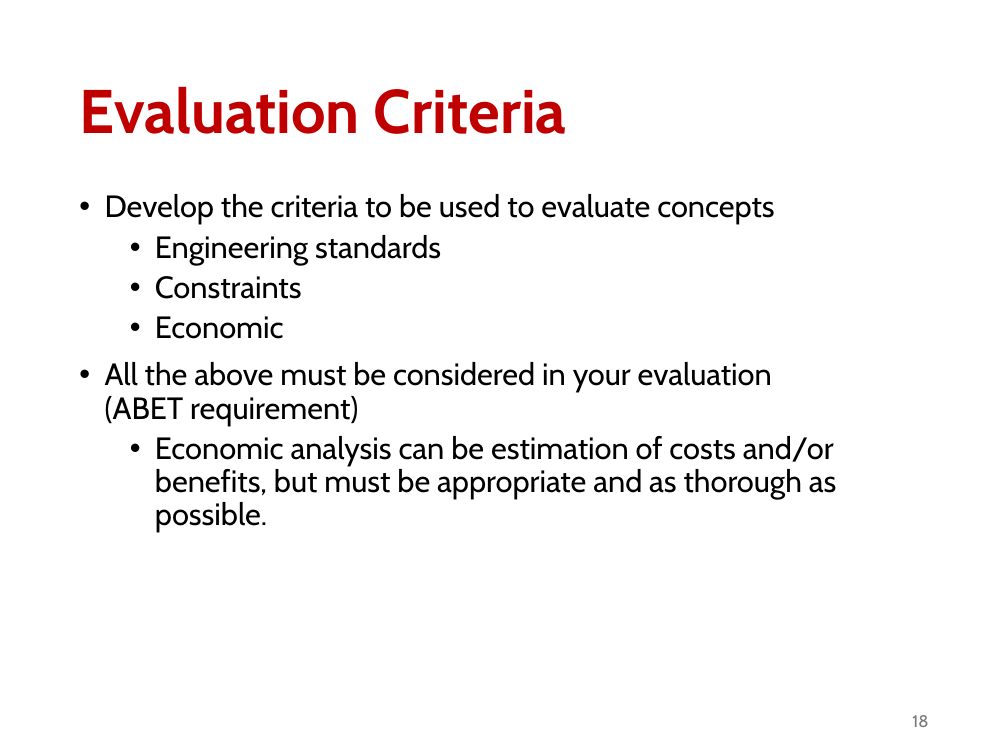
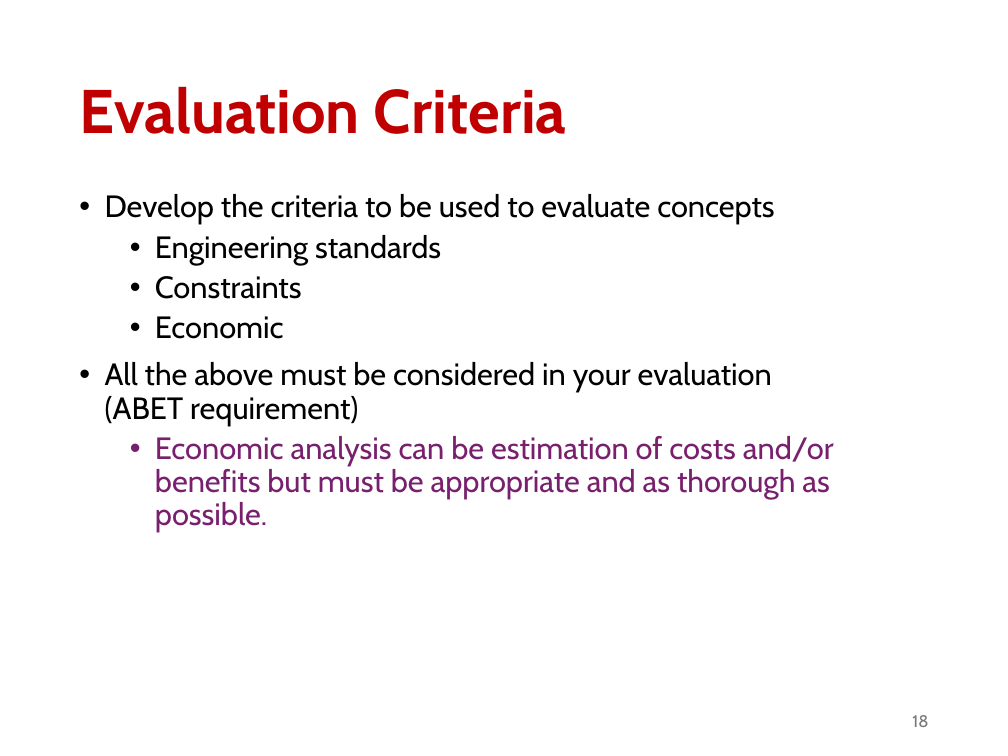
Before and after one commit to abuabara/abuabara.github.io, a slide deck: slide 18 of DAEN460S26/week9.pptx. Drawn at 1008x756 pixels with LibreOffice and Linux fonts; fonts in the diff are those of the drawing. Boxes give left, top, right and bottom in pixels: in the first picture for what was removed or moved away, otherwise in the second. Text is boxed around its words. In the diff, an @@ line names an element or a change of style, - is before the commit and + after.

```diff
--- a/DAEN460S26/week9.pptx
+++ b/DAEN460S26/week9.pptx
@@ text at box(155, 436, 834, 532): text changed; text colour #000000 to #78206E @@
-  • Economic analysis can be estimation of costs and/or benefits, but must be appropriate and as thorough as possible.
+  • Economic analysis can be estimation of costs and/or benefits but must be appropriate and as thorough as possible.
```
Also in this commit, not shown: 7 other slides changed, 3 slides added, 1 other file.
